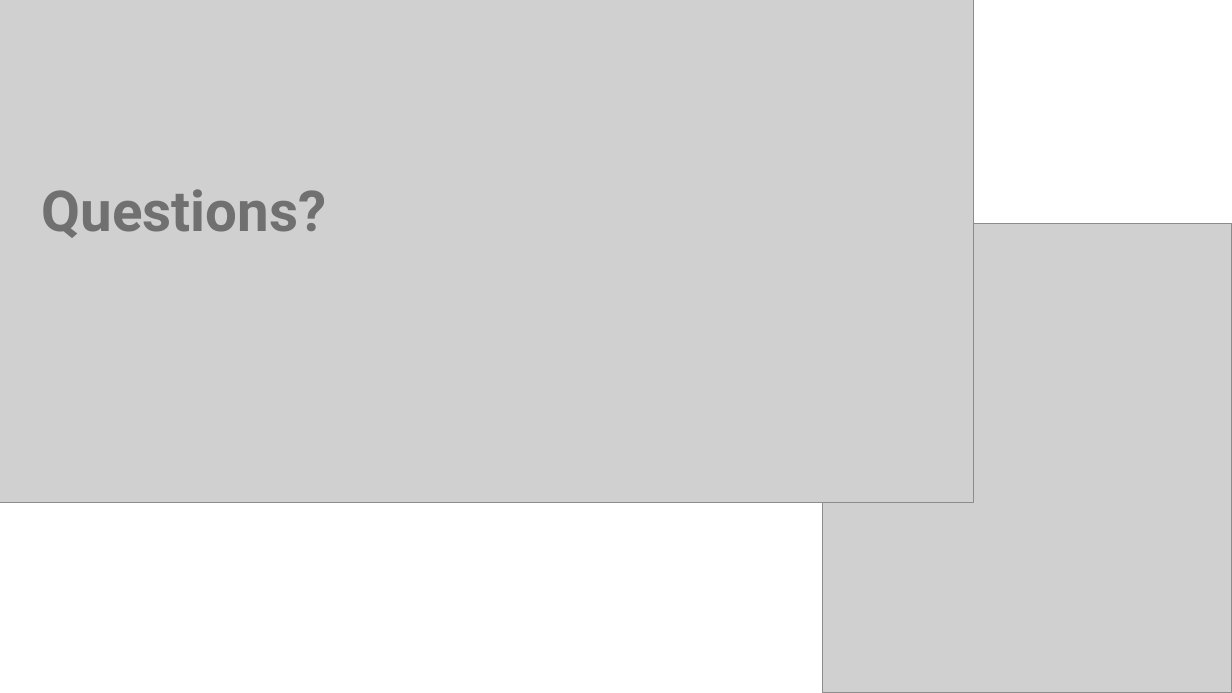
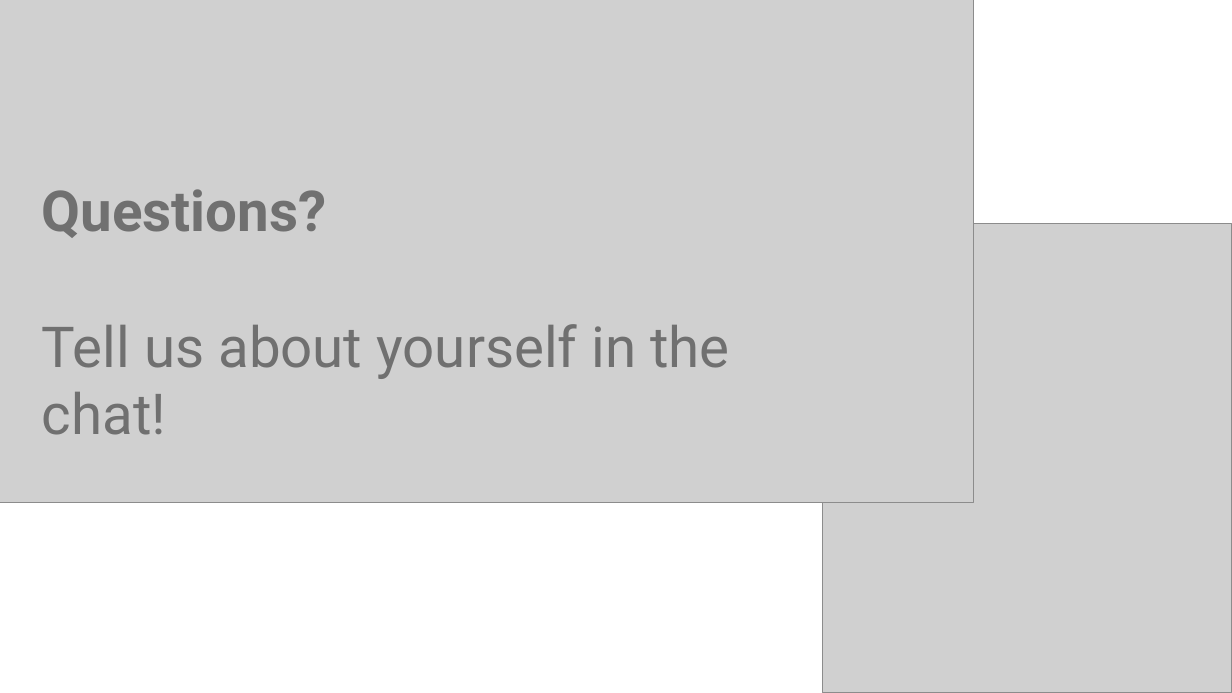
Before and after one commit to stringfestdata/aina-foundations-of-analytics, a slide deck: slide 4 of aina-foundations-of-analytics.pptx. Drawn at 1232x693 pixels with LibreOffice and Linux fonts; fonts in the diff are those of the drawing; grey boxes stand for pictures. Boxes give left, top, right and bottom in pixels: in the first picture for what was removed or moved away, otherwise in the second. Text is boxed around its words. In the diff, an @@ line names an element or a change of style, - is before the commit and + after.

```diff
--- a/aina-foundations-of-analytics.pptx
+++ b/aina-foundations-of-analytics.pptx
@@ text at box(42, 324, 729, 435): paragraph added @@
+Tell us about yourself in the chat!
```
